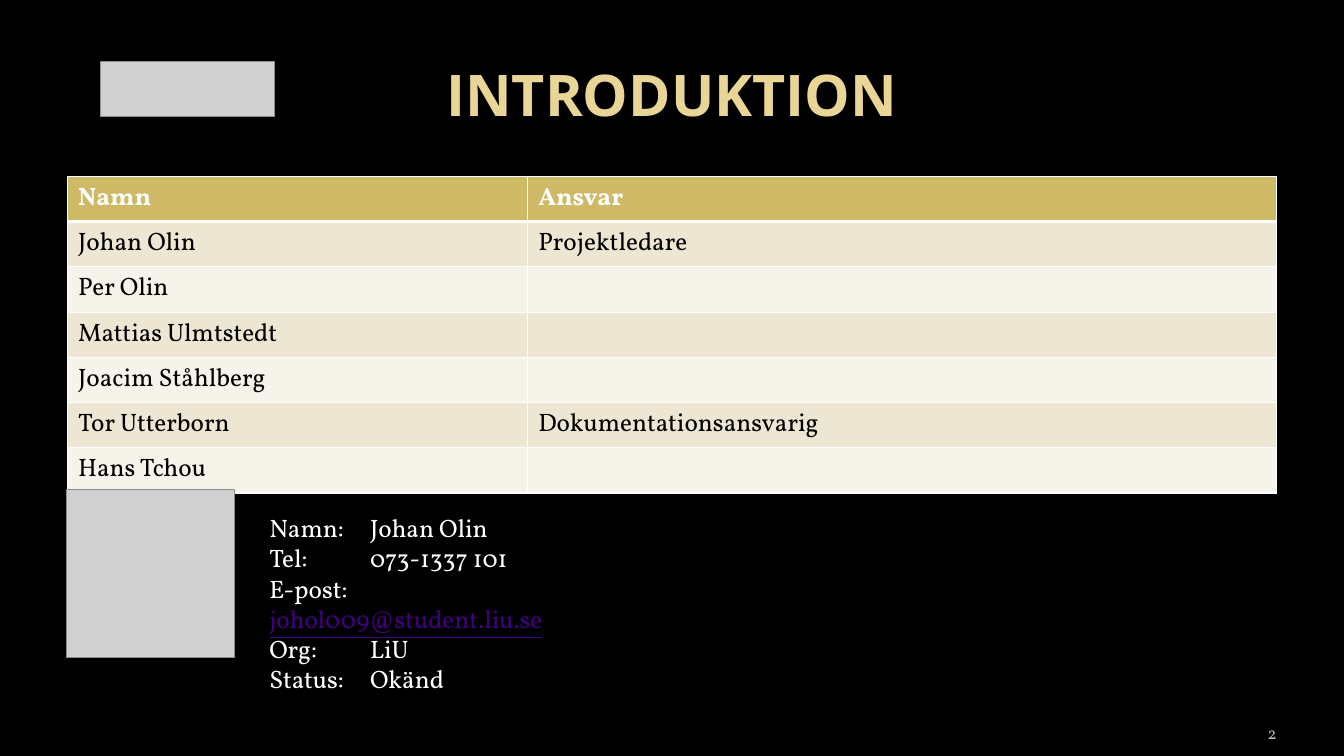
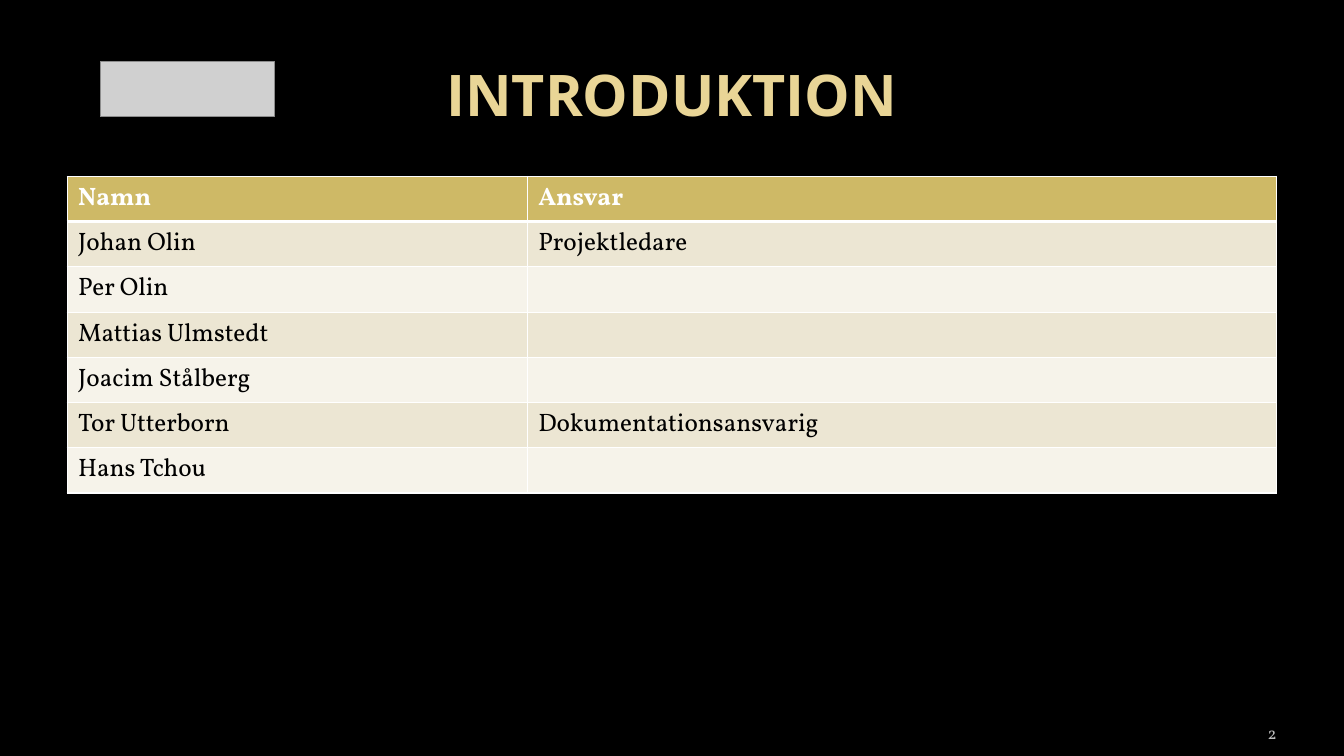
Before and after one commit to towni0/TSEA29---MrRobot, a slide deck: slide 2 of docs/TSEA29 - presentation v.01.pptx. Drawn at 1344x756 pixels with LibreOffice and Linux fonts; fonts in the diff are those of the drawing; grey boxes stand for pictures; background and template pictures are left out. Boxes give left, top, right and bottom in pixels: in the first picture for what was removed or moved away, otherwise in the second. Text is boxed around its words. In the diff, an @@ line names an element or a change of style, - is before the commit and + after.

```diff
--- a/docs/TSEA29 - presentation v.01.pptx
+++ b/docs/TSEA29 - presentation v.01.pptx
@@ table at box(68, 176, 1277, 481) @@
-row 4, column 1: Mattias Ulmtstedt
+row 4, column 1: Mattias Ulmstedt
-row 5, column 1: Joacim Ståhlberg
+row 5, column 1: Joacim Stålberg
@@ picture removed at box(67, 490, 235, 658) @@
@@ text removed at box(269, 519, 542, 689) @@
-Namn: Johan Olin
-Tel: 073-1337 101
-E-post: johol009@student.liu.se
-Org: LiU
-Status: Okänd
```
Also in this commit, not shown: 6 other slides changed.
